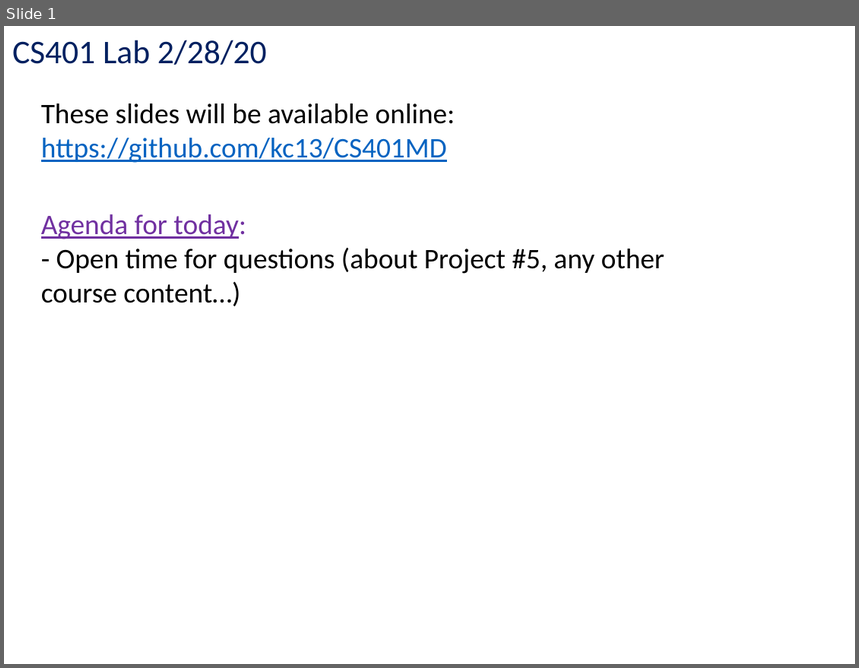
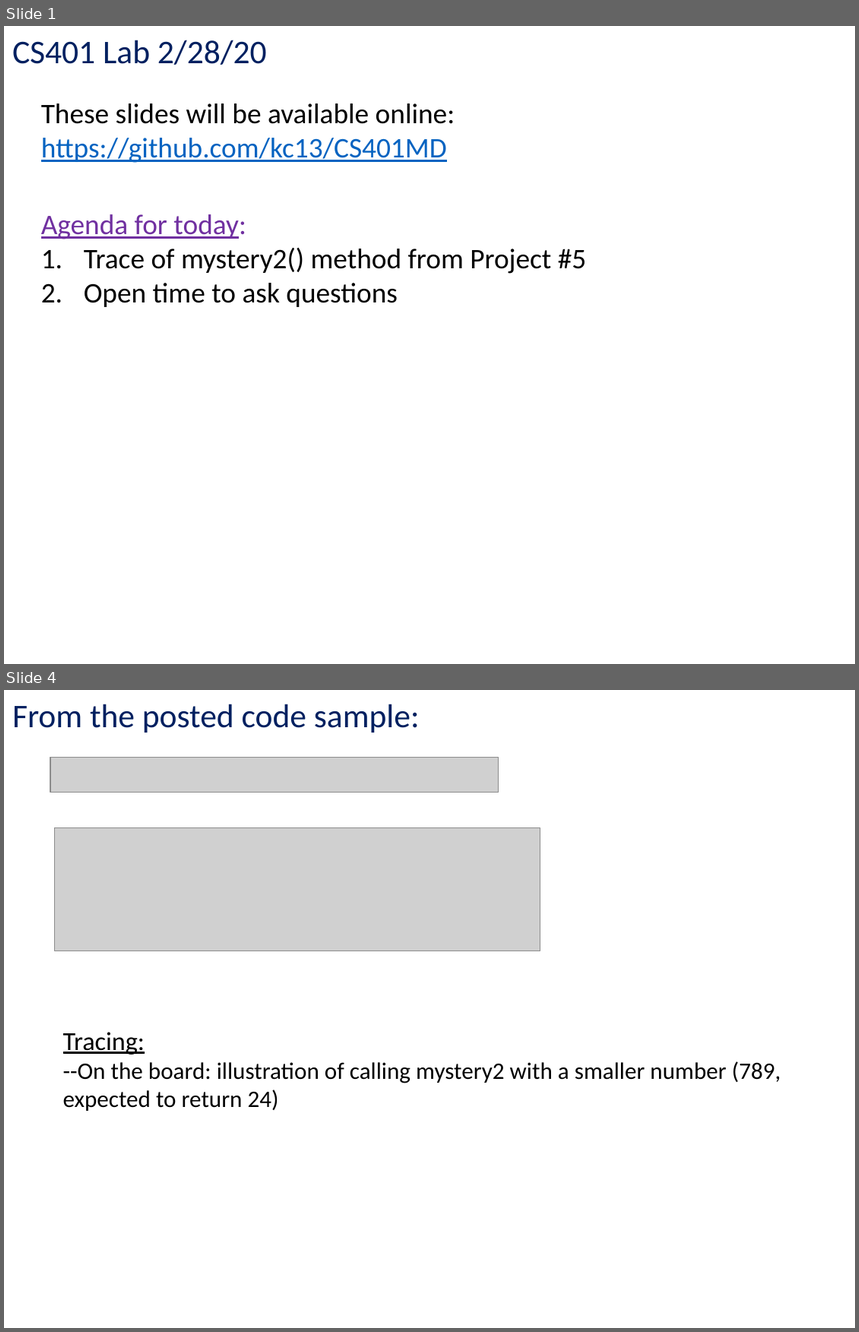
Before and after one commit to kc13/CS401MD, a slide deck: cs401_lab_2_28_20.pptx. Shown one above the other, each under a label of ours: slide 1 before the commit, slides 1 and 4 after it; the slides between them are not shown. The pictures are 859x668 and 859x1332 pixels, drawn with LibreOffice and Linux fonts; fonts in the diff are those of the drawing; grey boxes stand for pictures. Boxes give left, top, right and bottom in pixels: in the first picture for what was removed or moved away, otherwise in the second. Text is boxed around its words. In the diff, an @@ line names an element or a change of style, - is before the commit and + after.

```diff
--- a/cs401_lab_2_28_20.pptx
+++ b/cs401_lab_2_28_20.pptx
@@ slide 4 added at bbox=[4, 690, 855, 1328], background #FFFFFF @@
@@ text added at bbox=[12, 704, 420, 733], 28 pt, text #002060 @@
+From the posted code sample:
@@ picture added at bbox=[51, 757, 499, 792] @@
@@ picture added at bbox=[54, 828, 541, 951] @@
@@ text added at bbox=[63, 1032, 781, 1111], 20 pt, text #000000 @@
+Tracing:
+--On the board: illustration of calling mystery2 with a smaller number (789, expected to return 24)
@@ slide 1 changed as well @@
@@ text at bbox=[84, 248, 586, 307]: text changed @@
-  - Open time for questions (about Project #5, any other course content…)
+  1. Trace of mystery2() method from Project #5
+  2. Open time to ask questions
```
Also in this commit, not shown: 3 other slides added.
